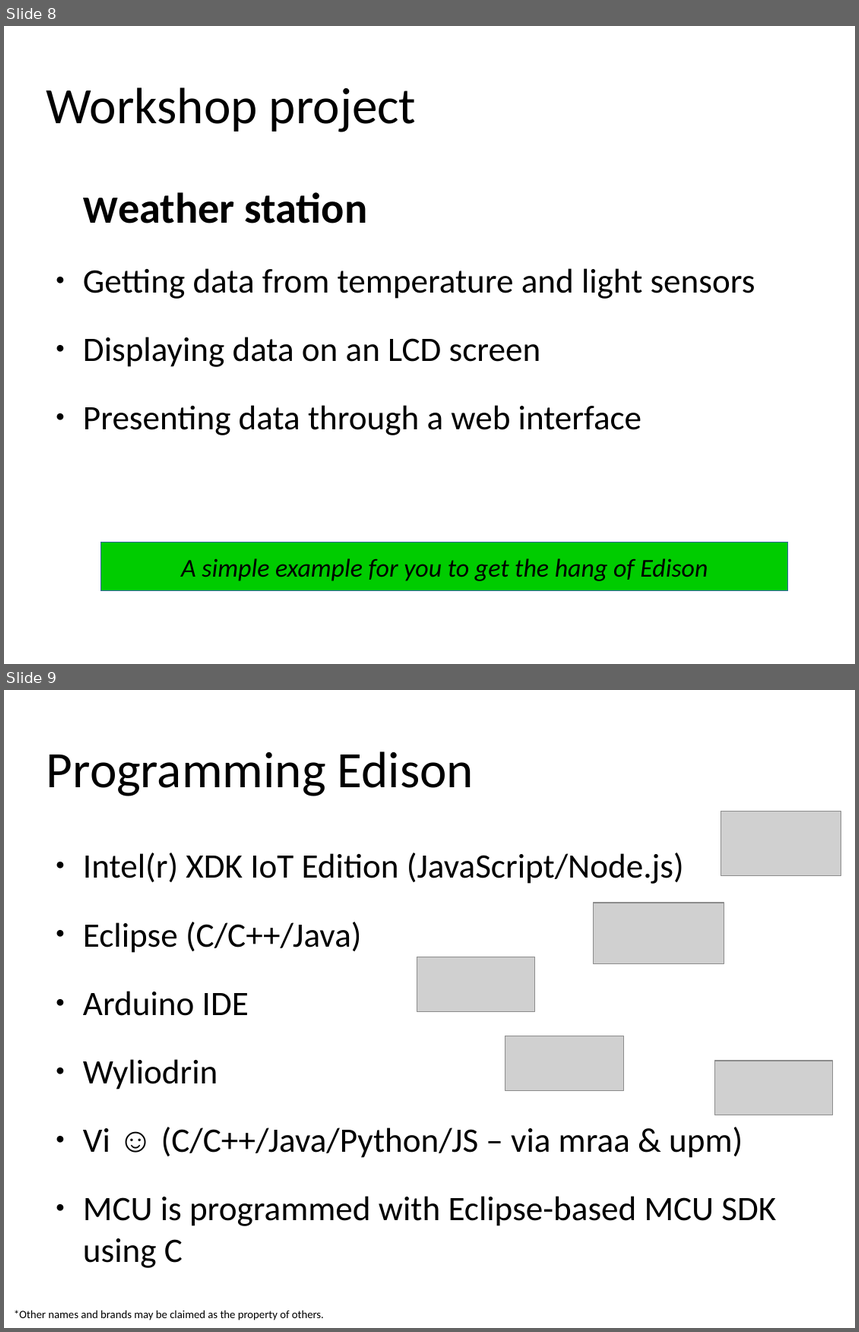
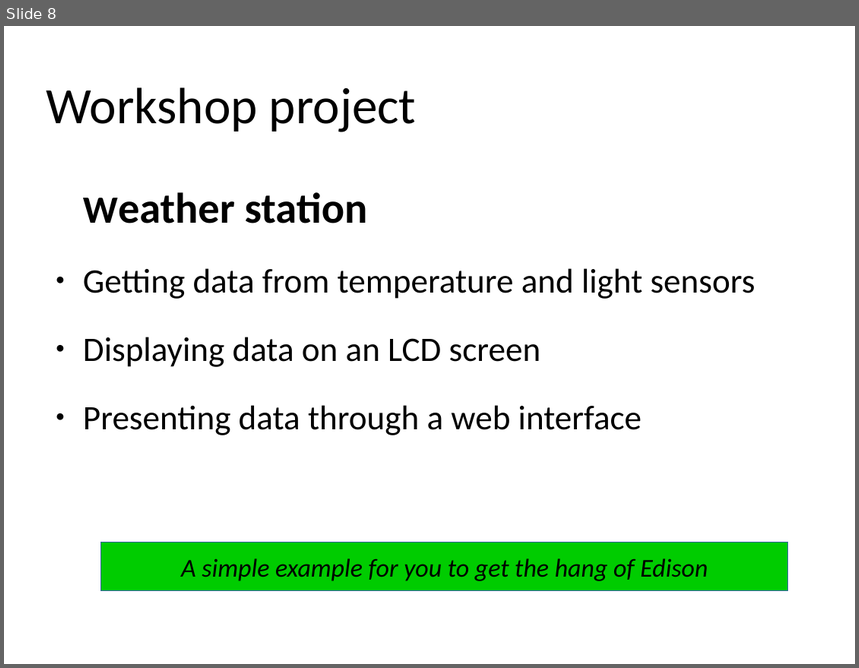
Before and after one commit to alext-mkrs/edison-workshop, a slide deck: slides/edison_workshop.odp. Shown one above the other, each under a label of ours: slides 8 and 9 before the commit, slide 8 after it. The pictures are 859x1332 and 859x668 pixels, drawn with LibreOffice and Linux fonts; fonts in the diff are those of the drawing; grey boxes stand for pictures; background and template pictures are left out. Boxes give left, top, right and bottom in pixels: in the first picture for what was removed or moved away, otherwise in the second. Text is boxed around its words. In the diff, an @@ line names an element or a change of style, - is before the commit and + after.

Commit message:
Removed duplicated slide

```diff
--- a/slides/edison_workshop.odp
+++ b/slides/edison_workshop.odp
@@ slide 9 removed at <box>4,690,855,1328</box>, background #FFFFFF @@
@@ title removed at <box>47,752,474,796</box> @@
-Programming Edison
@@ picture removed at <box>721,812,842,876</box> @@
@@ text removed at <box>83,853,776,1227</box> @@
-● Intel(r) XDK IoT Edition (JavaScript/Node.js)
-● Eclipse (C/C++/Java)
-● Arduino IDE
-● Wyliodrin
-● Vi ☺ (C/C++/Java/Python/JS – via mraa & upm)
-● MCU is programmed with Eclipse-based MCU SDK using C
@@ picture removed at <box>594,904,724,964</box> @@
@@ picture removed at <box>417,958,534,1012</box> @@
@@ picture removed at <box>506,1036,625,1091</box> @@
@@ picture removed at <box>715,1061,833,1116</box> @@
@@ text removed at <box>14,1310,324,1321</box> @@
-*Other names and brands may be claimed as the property of others.
```
